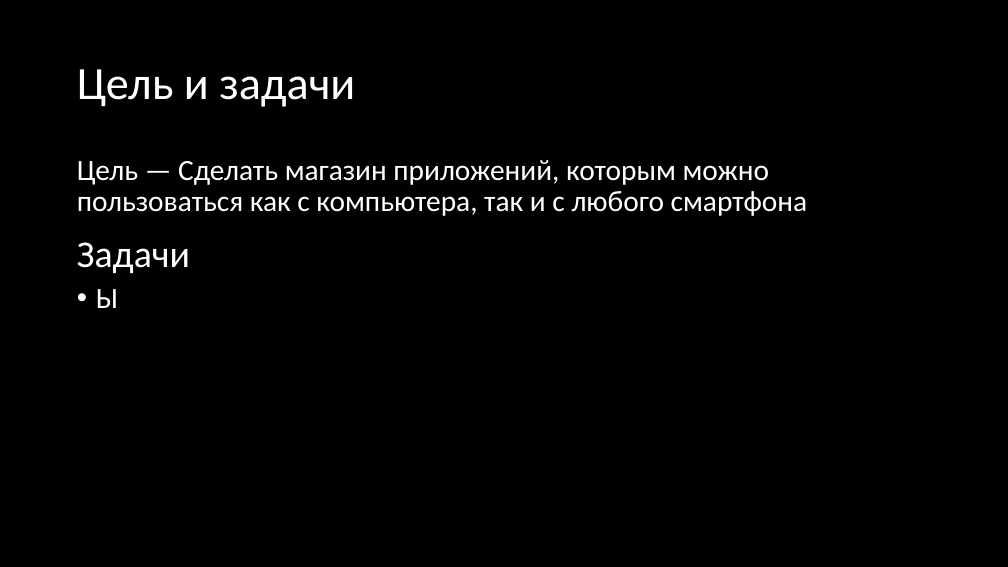
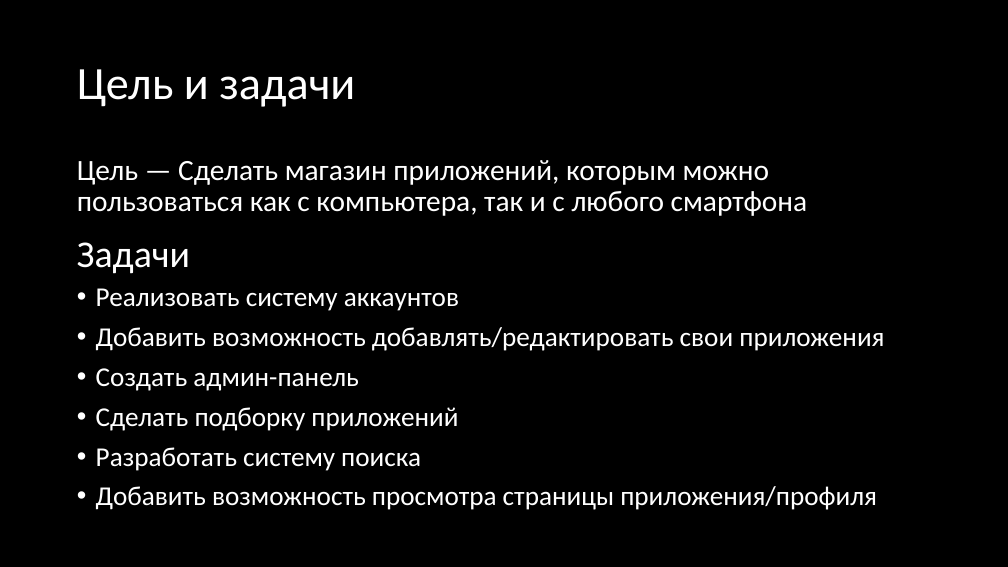
Before and after one commit to ultrasaks/bShop_web, a slide deck: slide 2 of проект.pptx. Drawn at 1008x567 pixels with LibreOffice and Linux fonts; fonts in the diff are those of the drawing. Boxes give left, top, right and bottom in pixels: in the first picture for what was removed or moved away, otherwise in the second. Text is boxed around its words. In the diff, an @@ line names an element or a change of style, - is before the commit and + after.

```diff
--- a/проект.pptx
+++ b/проект.pptx
@@ text at <box>96,288,884,510</box>: text changed; size 28 to 25.9 pt @@
-• Ы
+• Реализовать систему аккаунтов
+• Добавить возможность добавлять/редактировать свои приложения
+• Создать админ-панель
+• Сделать подборку приложений
+• Разработать систему поиска
+• Добавить возможность просмотра страницы приложения/профиля
```
Also in this commit, not shown: 1 other slide changed, 1 other file.
